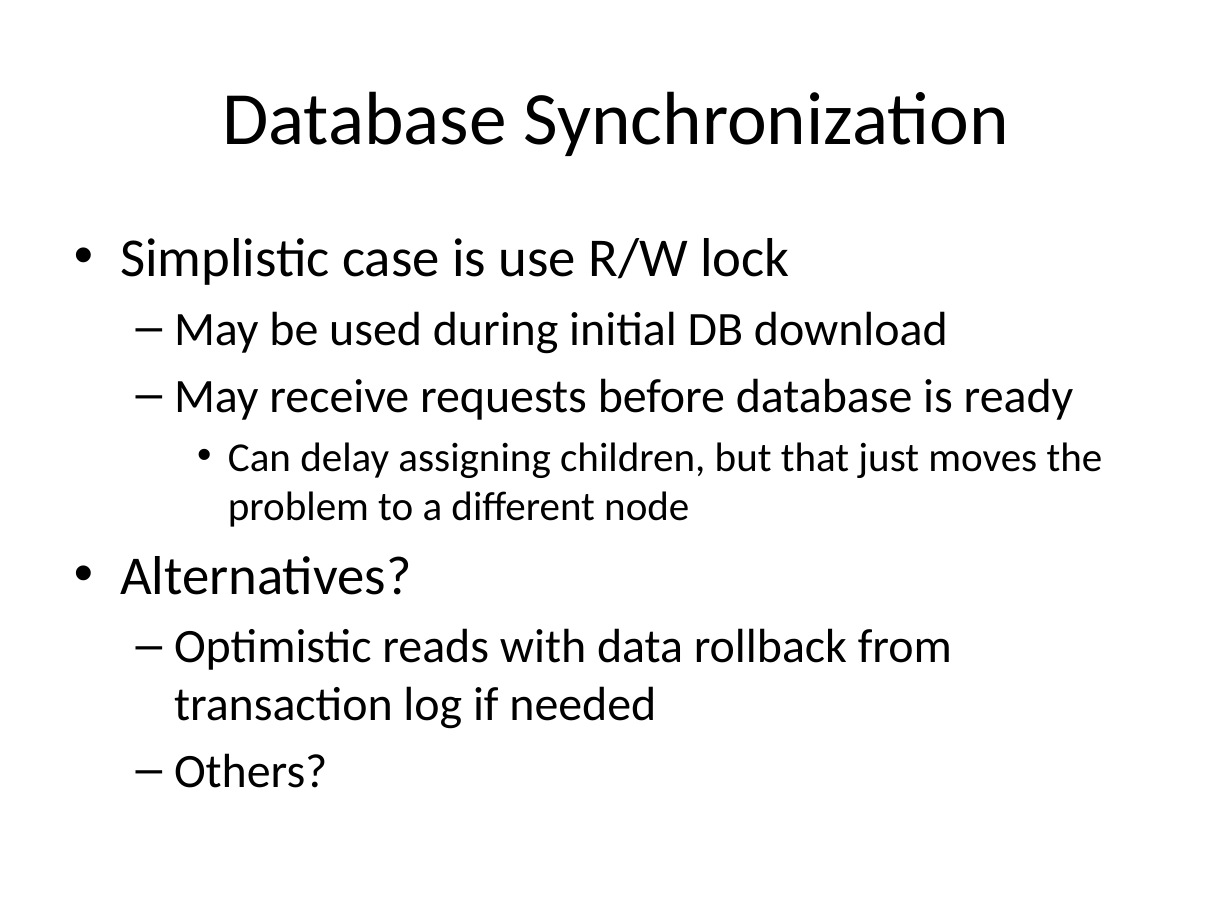
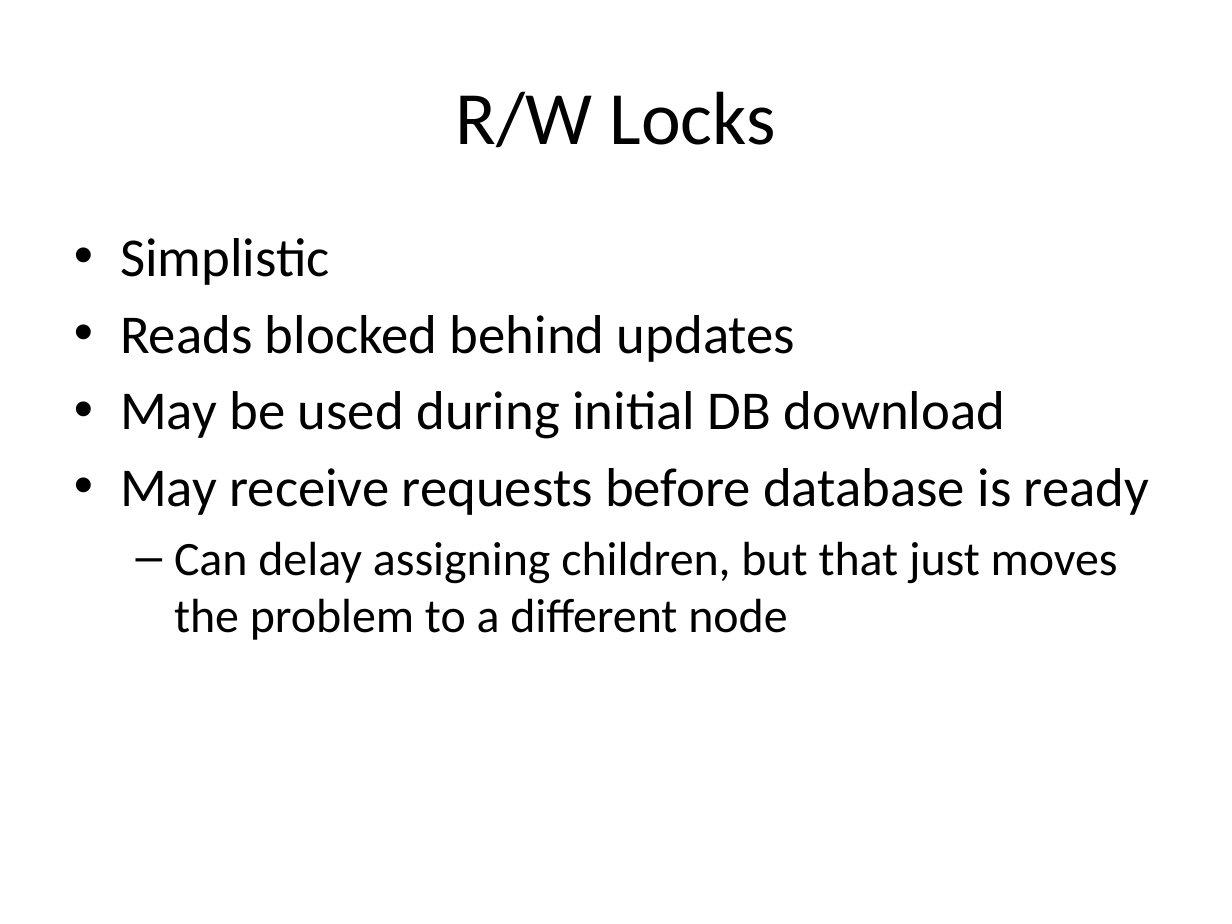
Before and after one commit to hnrose/ibssa2, a slide deck: slide 7 of design-docs/ssa_db.pptx (slide 6 before the commit). Drawn at 1232x924 pixels with LibreOffice and Linux fonts; fonts in the diff are those of the drawing. Boxes give left, top, right and bottom in pixels: in the first picture for what was removed or moved away, otherwise in the second. Text is boxed around its words. In the diff, an @@ line names an element or a change of style, - is before the commit and + after.

```diff
--- a/design-docs/ssa_db.pptx
+++ b/design-docs/ssa_db.pptx
@@ title at (x1=456, y1=91, x2=776, y2=148): text changed @@
-Database Synchronization
+R/W Locks
@@ text at (x1=120, y1=238, x2=795, y2=362): text changed @@
-• Simplistic case is use R/W lock
+• Simplistic
+• Reads blocked behind updates
@@ text at (x1=120, y1=391, x2=1149, y2=640): size 28 to 32 pt in "May be used during initial DB download", "May receive requests before database is ready"; size 24 to 28 pt in "Can delay assigning children, but that just ..."; bullet – to •; list level 2 to 1 in "May be used during initial ..."; list level 2 to 1 in "May receive requests before database ..."; bullet • to –; list level 3 to 2 in "Can delay assigning children, but ..." @@
@@ text at (x1=120, y1=556, x2=952, y2=788): paragraphs removed @@
-• Alternatives?
-  – Optimistic reads with data rollback from transaction log if needed
-  – Others?
```
Also in this commit, not shown: 1 other slide changed, 3 slides added.
